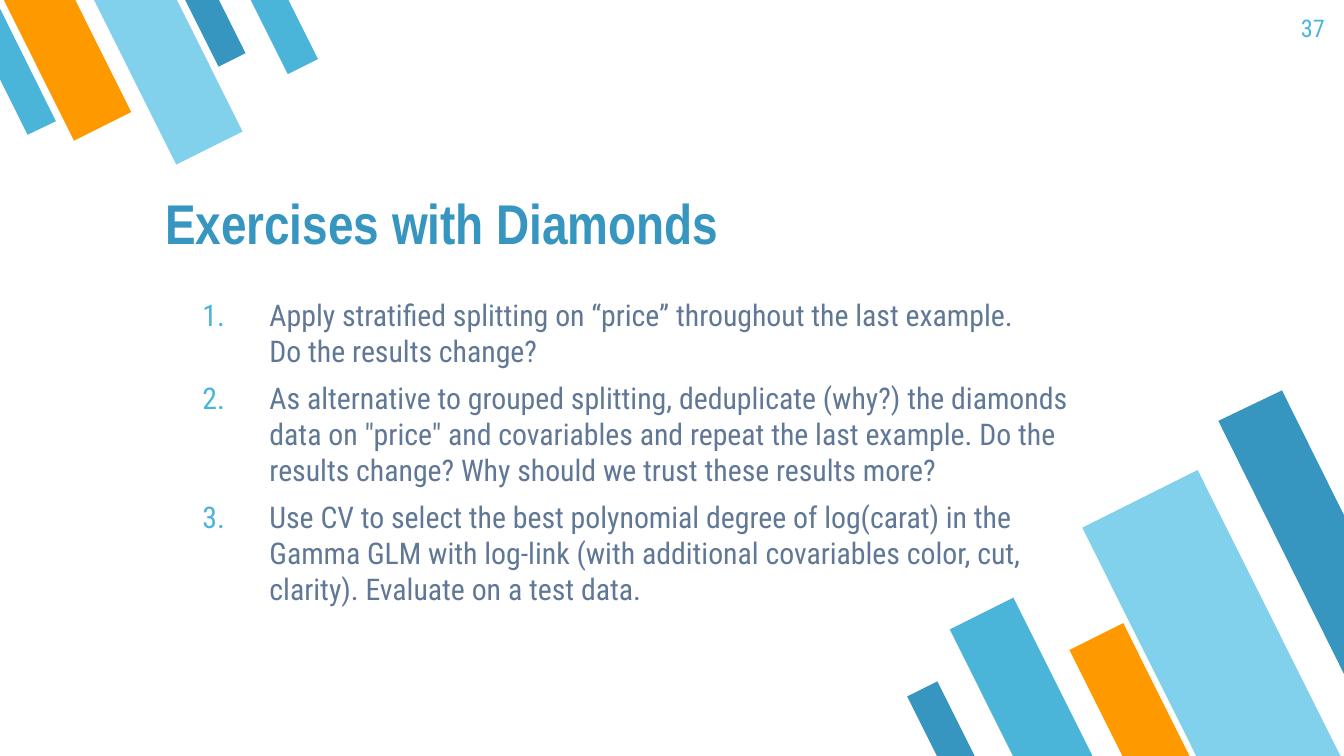
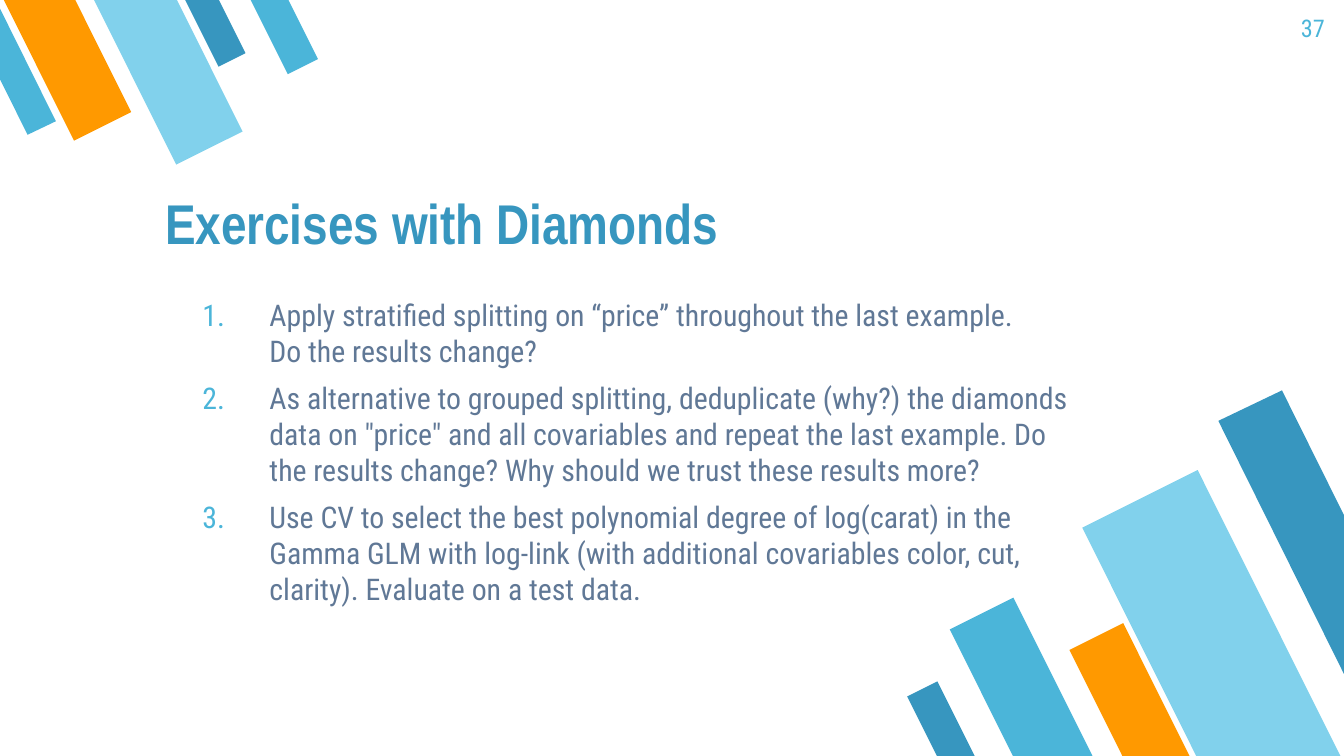
Before and after one commit to mayer79/ml_lecture, a slide deck: slide 37 of slides/ML_Lecture.pptx. Drawn at 1344x756 pixels with LibreOffice and Linux fonts; fonts in the diff are those of the drawing. Boxes give left, top, right and bottom in pixels: in the first picture for what was removed or moved away, otherwise in the second. Text is boxed around its words. In the diff, an @@ line names an element or a change of style, - is before the commit and + after.

```diff
--- a/slides/ML_Lecture.pptx
+++ b/slides/ML_Lecture.pptx
@@ text at (269,385,1067,488): text changed @@
-2. As alternative to grouped splitting, deduplicate (why?) the diamonds data on "price" and covariables and repeat the last example. Do the results change? Why should we trust these results more?
+2. As alternative to grouped splitting, deduplicate (why?) the diamonds data on "price" and all covariables and repeat the last example. Do the results change? Why should we trust these results more?
```
Also in this commit, not shown: 4 other slides changed, 2 other files.
